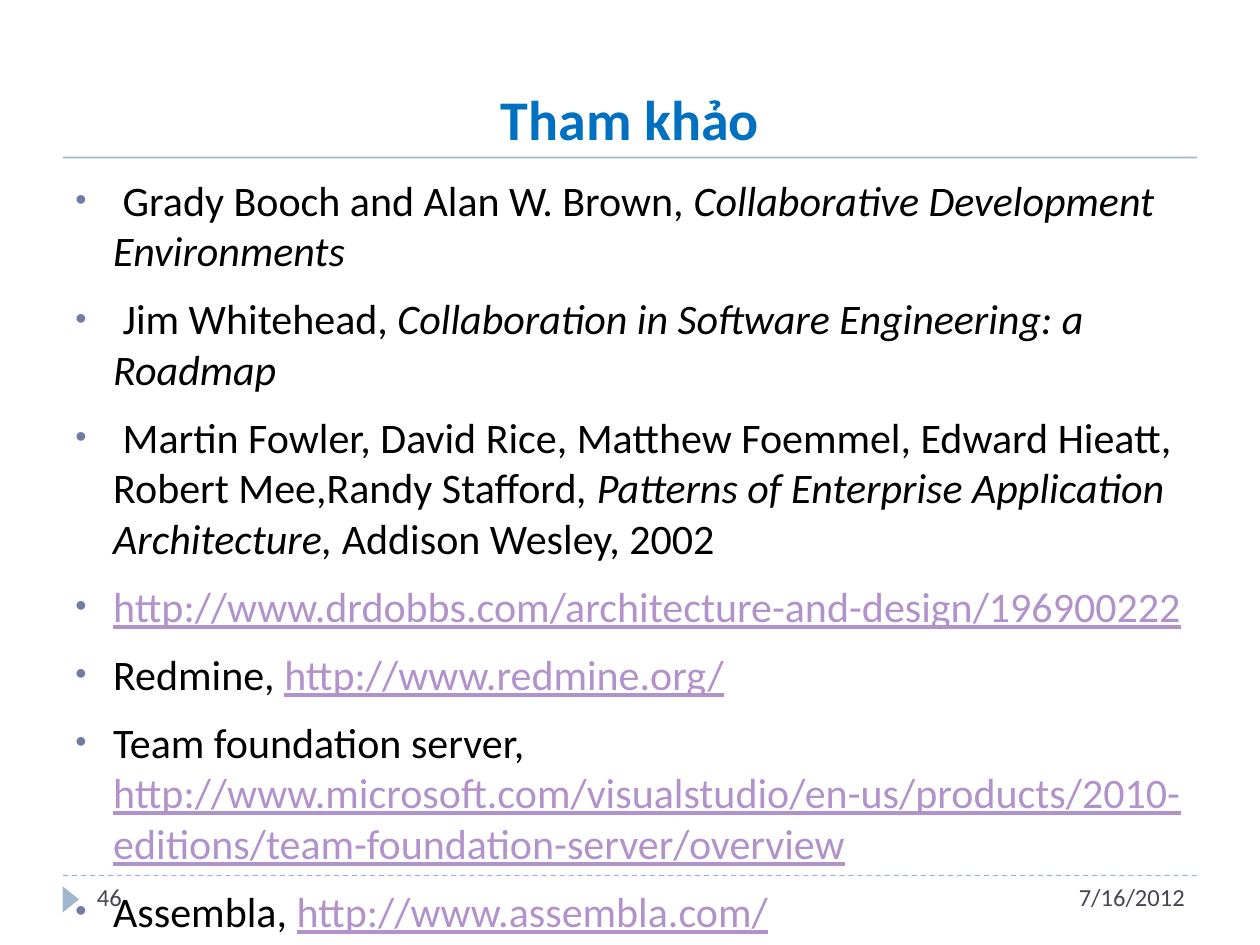
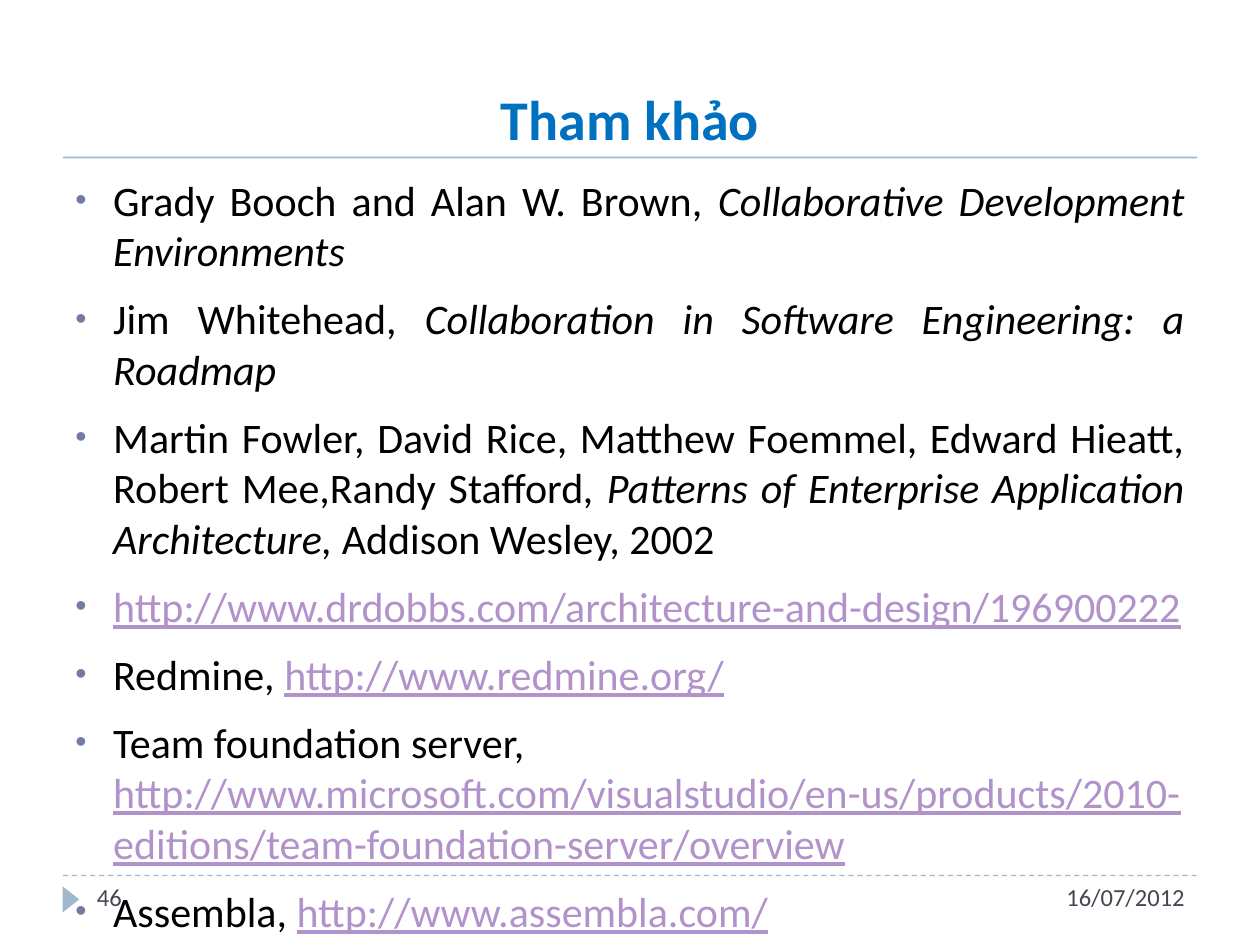
Before and after one commit to andungtra/he-thong-quan-ly-tuong-tac, a slide deck: slide 46 of Report/ppt/Presentation.pptx. Drawn at 1260x945 pixels with LibreOffice and Linux fonts; fonts in the diff are those of the drawing; background and template pictures are left out. Boxes give left, top, right and bottom in pixels: in the first picture for what was removed or moved away, otherwise in the second. Text is boxed around its words. In the diff, an @@ line names an element or a change of style, - is before the commit and + after.

```diff
--- a/Report/ppt/Presentation.pptx
+++ b/Report/ppt/Presentation.pptx
@@ text at (113,186,1185,629): alignment left to justified @@
@@ text at (1066,889,1184,907): text changed @@
-7/16/2012
+16/07/2012
```
Also in this commit, not shown: 46 other slides changed.
